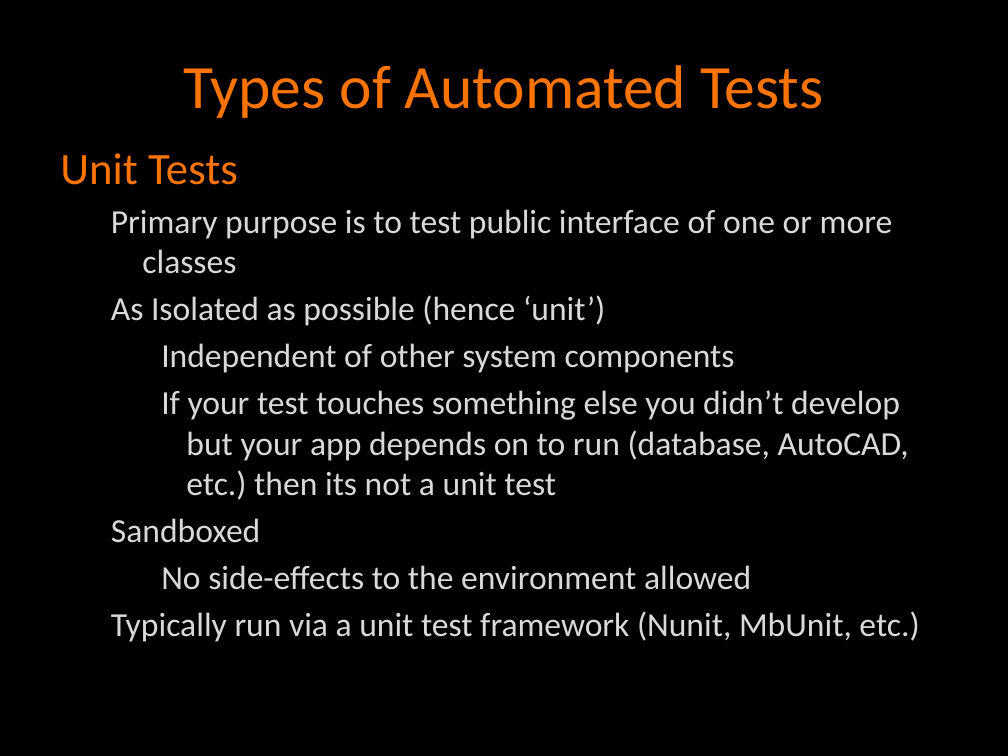
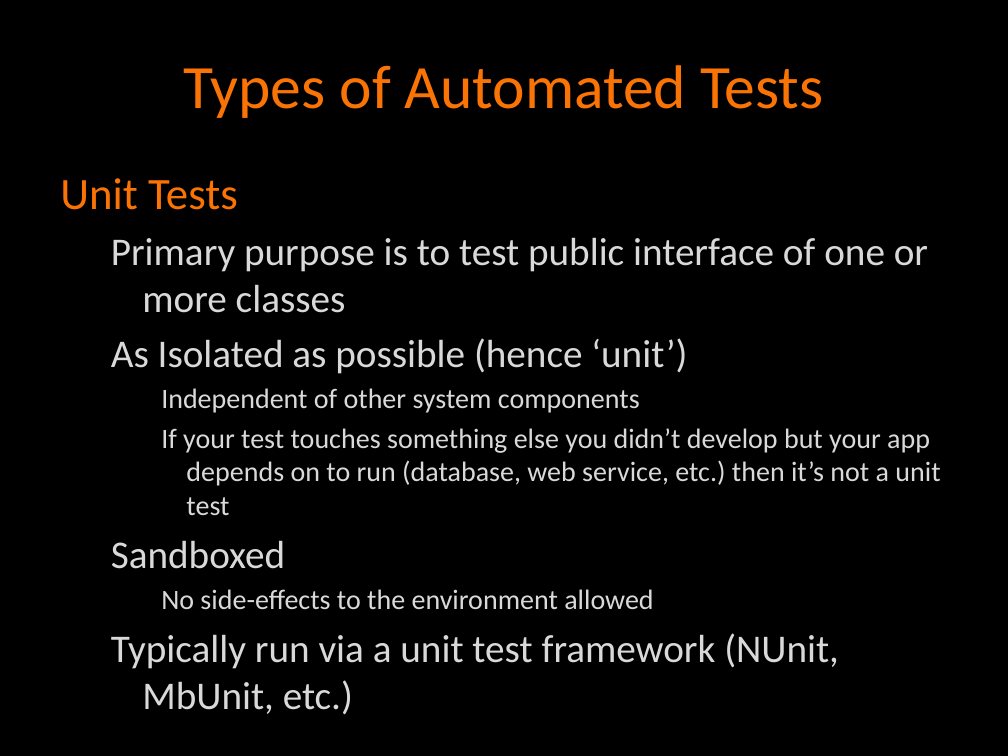
Before and after one commit to agilefire/November2010, a slide deck: slide 9 of Agile Firestarter Autumn 2010 Test-Driven-Development.pptx (slide 12 before the commit). Drawn at 1008x756 pixels with LibreOffice and Linux fonts; fonts in the diff are those of the drawing. Boxes give left, top, right and bottom in pixels: in the first picture for what was removed or moved away, otherwise in the second. Text is boxed around its words. In the diff, an @@ line names an element or a change of style, - is before the commit and + after.

Commit message:
Updated TDD slides deck

```diff
--- a/Agile Firestarter Autumn 2010 Test-Driven-Development.pptx
+++ b/Agile Firestarter Autumn 2010 Test-Driven-Development.pptx
@@ text "Unit Tests": place and size @@
-text "Unit Tests" at [60,153,919,642]
+text "Unit Tests" at [60,178,940,714]
@@ text at [111,237,928,609]: size 24 to 28 pt in "Primary purpose is to test public interface ...", "As Isolated as possible (hence ‘unit’)", "Sandboxed"; size 24 to 20 pt in "Independent of other system components", "No side-effects to the environment allowed" @@
@@ text at [161,428,940,515]: text changed; size 24 to 20 pt @@
-    If your test touches something else you didn’t develop but your app depends on to run (database, AutoCAD, etc.) then its not a unit test
+    If your test touches something else you didn’t develop but your app depends on to run (database, web service, etc.) then it’s not a unit test
@@ text at [111,633,839,714]: text changed; size 24 to 28 pt @@
-  Typically run via a unit test framework (Nunit, MbUnit, etc.)
+  Typically run via a unit test framework (NUnit, MbUnit, etc.)
```
Also in this commit, not shown: 15 other slides changed, 1 slide added, 5 slides removed.
